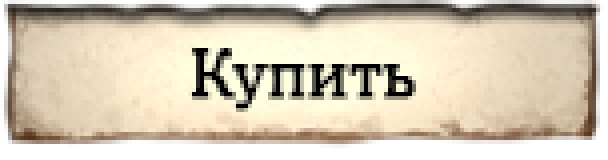
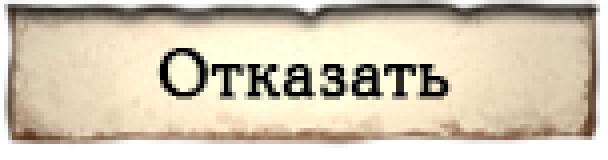
Comparing the layer stacks of the two w=608, h=160 images. Changes:
hid "Купить" over [188, 48, 416, 112]
added layer "Отказать" above "Принять" over [156, 48, 452, 100]
